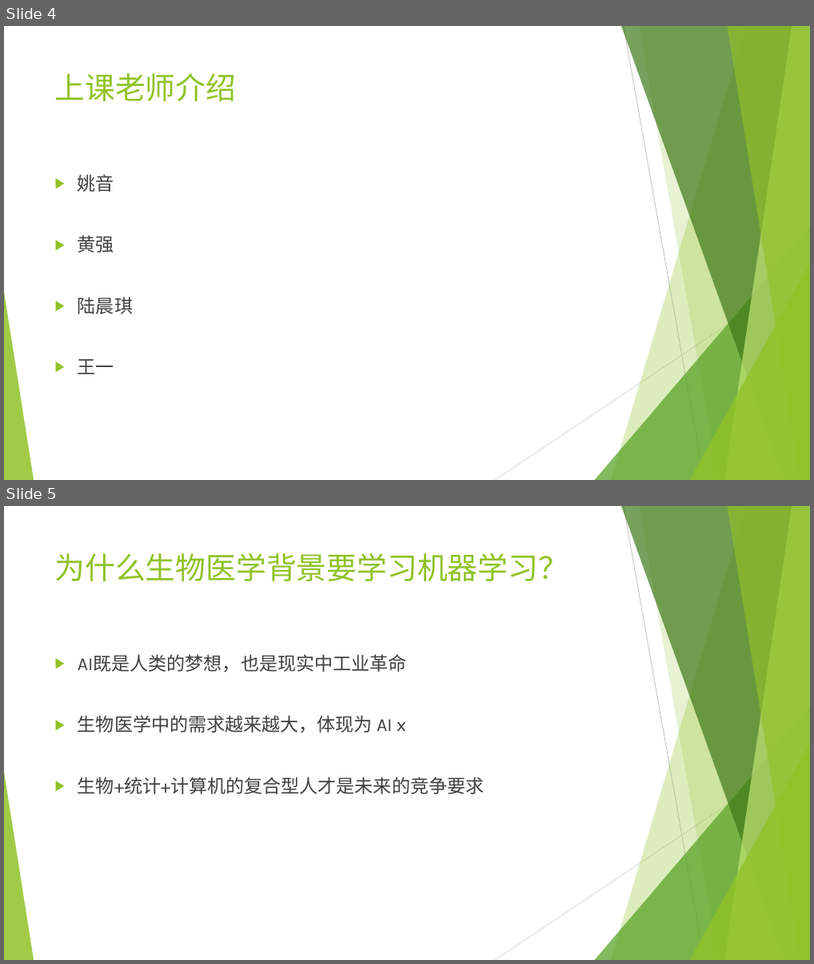
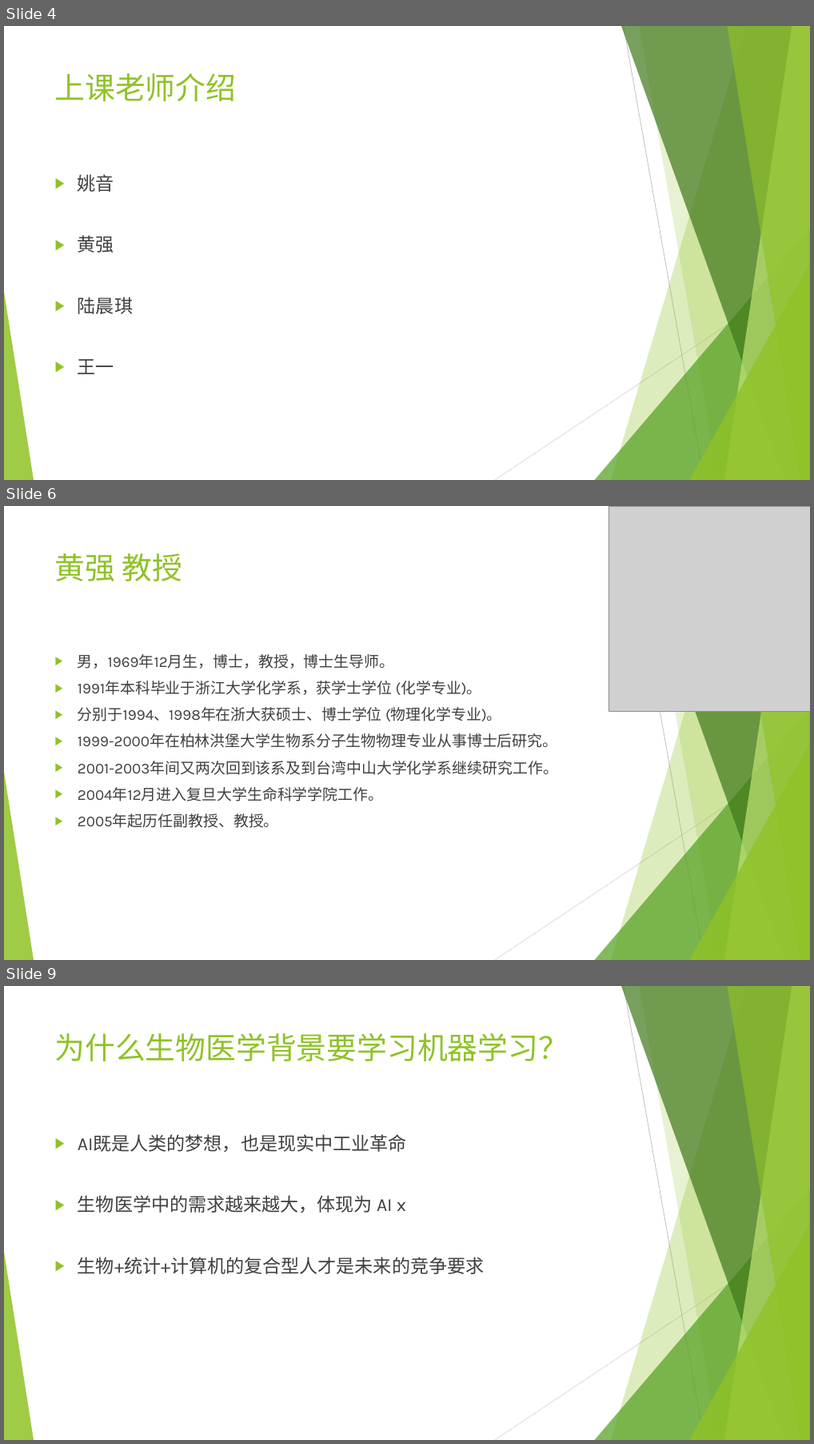
Before and after one commit to wangyi-fudan/BIOL130173, a slide deck: 0_why_and_how.pptx. Shown one above the other, each under a label of ours: slides 4 and 5 before the commit, slides 4, 6 and 9 after it; the slides between them are not shown. The pictures are 814x964 and 814x1444 pixels, drawn with LibreOffice and Linux fonts; fonts in the diff are those of the drawing; grey boxes stand for pictures. Boxes give left, top, right and bottom in pixels: in the first picture for what was removed or moved away, otherwise in the second. Text is boxed around its words. In the diff, an @@ line names an element or a change of style, - is before the commit and + after.

```diff
--- a/0_why_and_how.pptx
+++ b/0_why_and_how.pptx
@@ slide 6 added at (x1=4, y1=506, x2=810, y2=960), background #FFFFFF; not listed: 10 template elements that a slide beside it also shows @@
@@ picture added at (x1=609, y1=506, x2=810, y2=712) @@
@@ title added at (x1=55, y1=553, x2=183, y2=581), 36 pt, text #90C226 @@
+黄强 教授
@@ text added at (x1=78, y1=654, x2=558, y2=828), 18 pt, text #404040 @@
+▶ 男，1969年12月生，博士，教授，博士生导师。
+▶ 1991年本科毕业于浙江大学化学系，获学士学位 (化学专业)。
+▶ 分别于1994、1998年在浙大获硕士、博士学位 (物理化学专业)。
+▶ 1999-2000年在柏林洪堡大学生物系分子生物物理专业从事博士后研究。
+▶ 2001-2003年间又两次回到该系及到台湾中山大学化学系继续研究工作。
+▶ 2004年12月进入复旦大学生命科学学院工作。
+▶ 2005年起历任副教授、教授。
@@ what was slide 5 is now slide 9 @@
```
Also in this commit, not shown: 1 slide changed, 3 other slides added.
